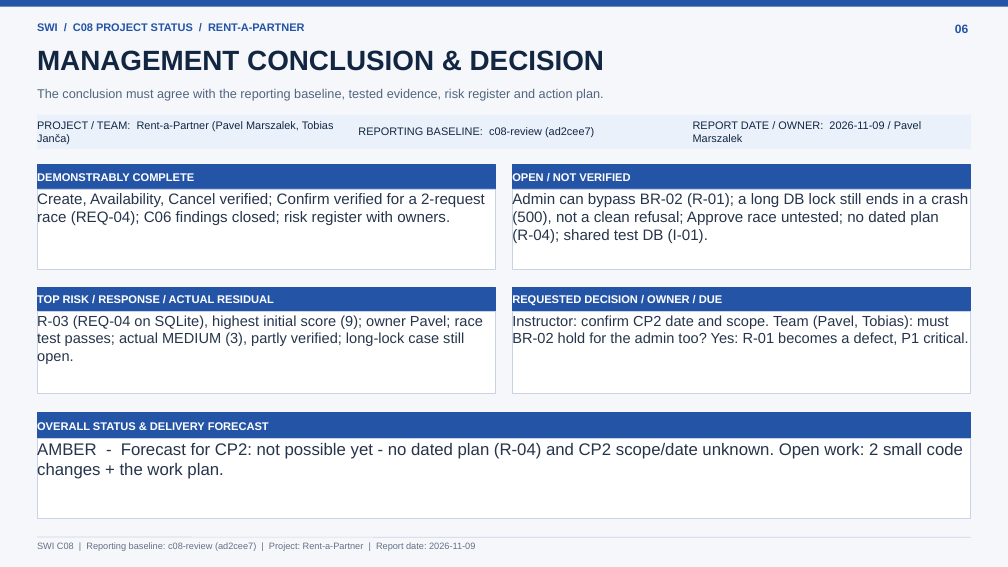
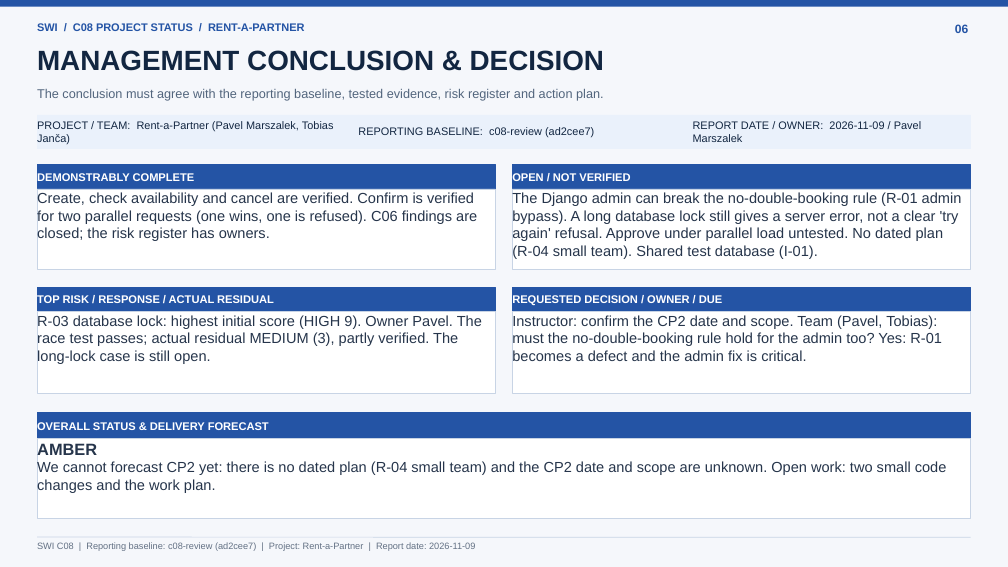
Before and after one commit to palcat13/SWI-Projekt, a slide deck: slide 6 of docs/c08-project-status.pptx. Drawn at 1008x567 pixels with LibreOffice and Linux fonts; fonts in the diff are those of the drawing. Boxes give left, top, right and bottom in pixels: in the first picture for what was removed or moved away, otherwise in the second. Text is boxed around its words. In the diff, an @@ line names an element or a change of style, - is before the commit and + after.

```diff
--- a/docs/c08-project-status.pptx
+++ b/docs/c08-project-status.pptx
@@ text in rectangle at <box>37,192,477,242</box>: text changed; size 14.4 to 13.9 pt @@
-Create, Availability, Cancel verified; Confirm verified for a 2-request race (REQ-04); C06 findings closed; risk register with owners.
+Create, check availability and cancel are verified. Confirm is verified for two parallel requests (one wins, one is refused). C06 findings are closed; the risk register has owners.
@@ text in rectangle at <box>512,192,962,259</box>: text changed; size 14.4 to 13.9 pt @@
-Admin can bypass BR-02 (R-01); a long DB lock still ends in a crash (500), not a clean refusal; Approve race untested; no dated plan (R-04); shared test DB (I-01).
+The Django admin can break the no-double-booking rule (R-01 admin bypass). A long database lock still gives a server error, not a clear 'try again' refusal. Approve under parallel load untested. No dated plan (R-04 small team). Shared test database (I-01).
@@ text in rectangle at <box>37,314,482,364</box>: text changed @@
-R-03 (REQ-04 on SQLite), highest initial score (9); owner Pavel; race test passes; actual MEDIUM (3), partly verified; long-lock case still open.
+R-03 database lock: highest initial score (HIGH 9). Owner Pavel. The race test passes; actual residual MEDIUM (3), partly verified. The long-lock case is still open.
@@ text in rectangle at <box>512,314,942,364</box>: text changed @@
-Instructor: confirm CP2 date and scope. Team (Pavel, Tobias): must BR-02 hold for the admin too? Yes: R-01 becomes a defect, P1 critical.
+Instructor: confirm the CP2 date and scope. Team (Pavel, Tobias): must the no-double-booking rule hold for the admin too? Yes: R-01 becomes a defect and the admin fix is critical.
@@ text in rectangle at <box>37,441,947,493</box>: text changed; size 16 to 13.9 pt @@
-AMBER - Forecast for CP2: not possible yet - no dated plan (R-04) and CP2 scope/date unknown. Open work: 2 small code changes + the work plan.
+AMBER
+We cannot forecast CP2 yet: there is no dated plan (R-04 small team) and the CP2 date and scope are unknown. Open work: two small code changes and the work plan.
```
Also in this commit, not shown: 5 other slides changed.
